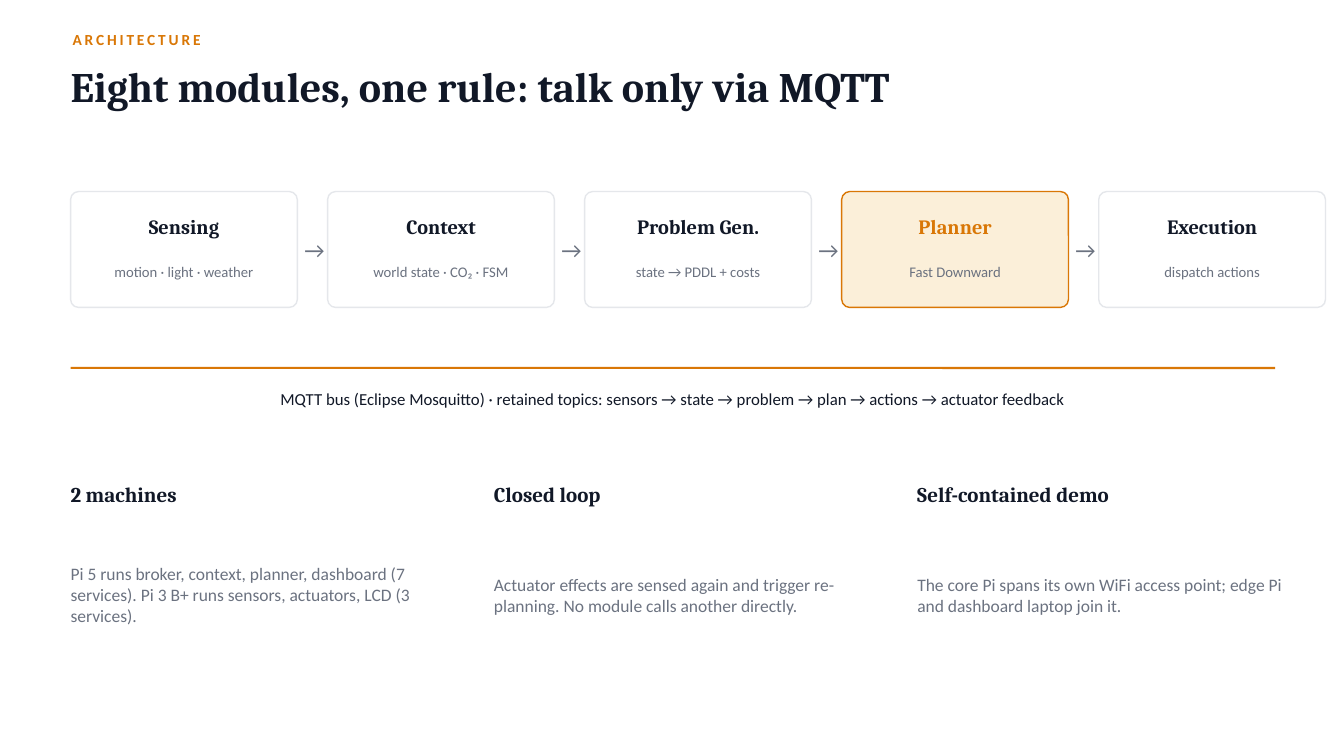
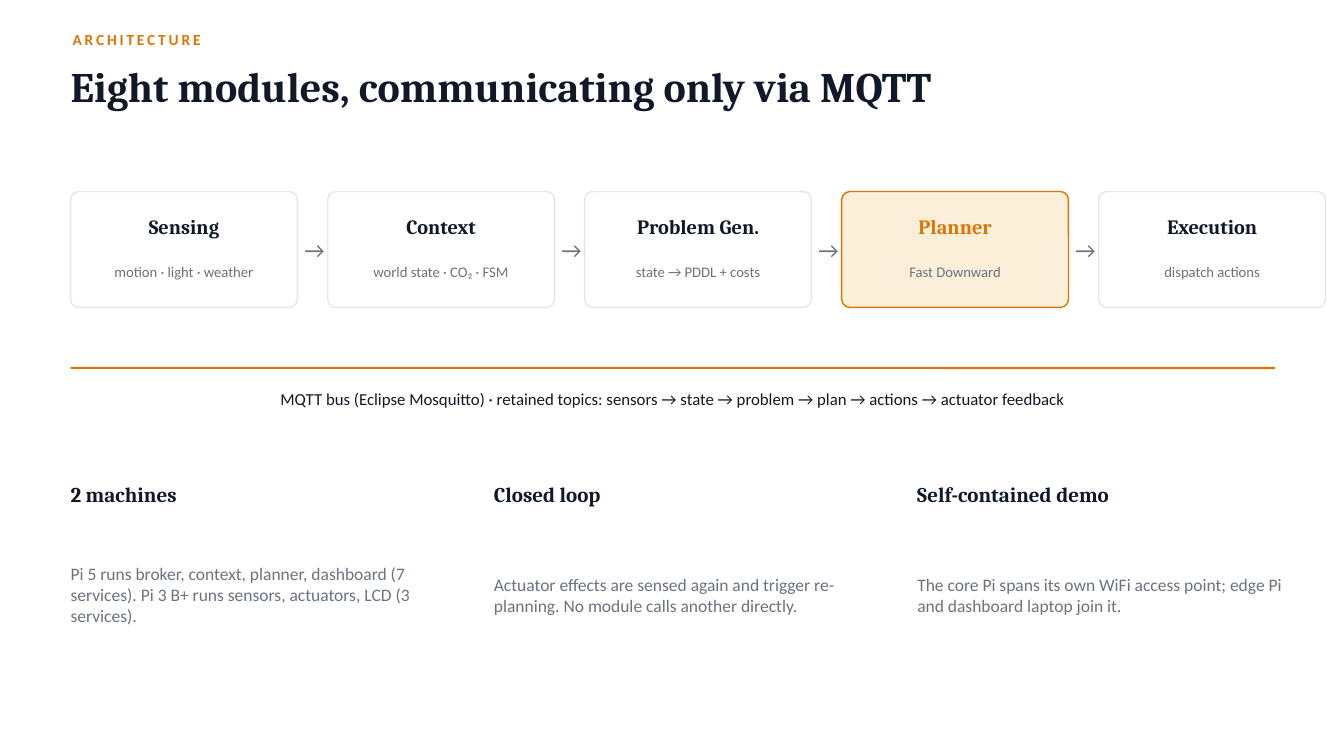
Before and after one commit to Dennis1911/librisense-smart-library, a slide deck: slide 4 of docs/presentation/LibriSense_Demo.pptx. Drawn at 1344x756 pixels with LibreOffice and Linux fonts; fonts in the diff are those of the drawing. Boxes give left, top, right and bottom in pixels: in the first picture for what was removed or moved away, otherwise in the second. Text is boxed around its words. In the diff, an @@ line names an element or a change of style, - is before the commit and + after.

Commit message:
Update demo presentation wording

```diff
--- a/docs/presentation/LibriSense_Demo.pptx
+++ b/docs/presentation/LibriSense_Demo.pptx
@@ text at <box>71,72,931,112</box>: text changed @@
-Eight modules, one rule: talk only via MQTT
+Eight modules, communicating only via MQTT
```
Also in this commit, not shown: 8 other slides changed.
